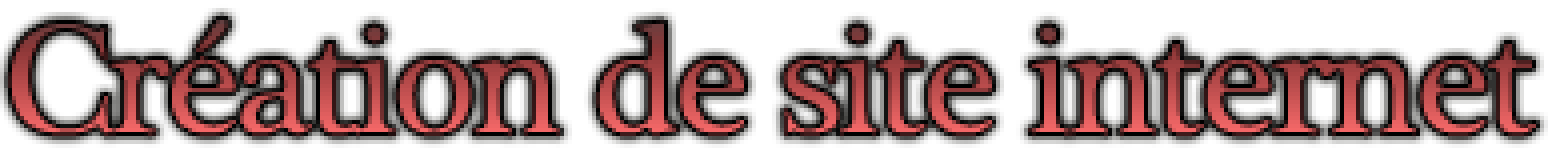
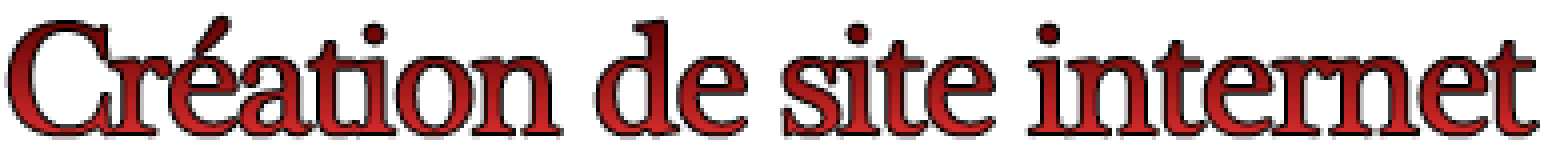
Layers edited between the first and the second w=1552, h=152 image:
pixels changed over [left=0, top=8, right=1548, bottom=148] (layer not identified)
